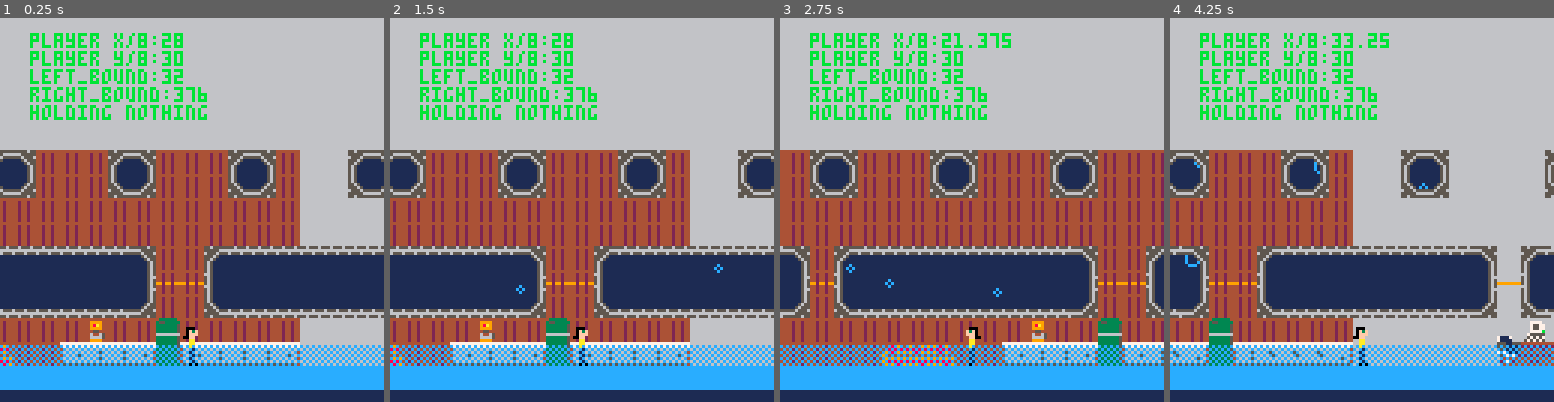
Above: before the commit, frames 1-4 (left to right).
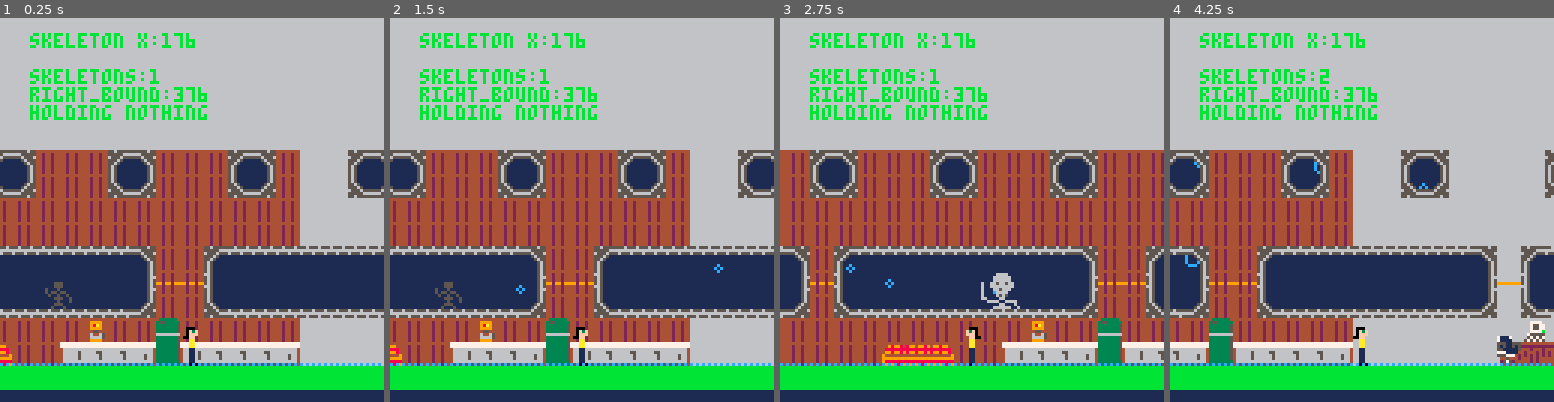
Above: after the commit, the same moments.

Repository: DiegoArmando/gbgj-08-22
Game: PICO-8 cartridge gbgj_8_22.p8
Two runs of this game, one before a commit and one after it. Both use one fixed random seed, a clock stepped at 60 frames per second and the inputs below.
Inputs:
- Up to frame 1 (0.25 s): no input
- Up to frame 2 (1.5 s): tap O (Z key) at 0.33, 0.7, 1.43 s; tap X (X key) at 1.07 s
- Up to frame 3 (2.75 s): hold Left 1.97-2.37 s; tap X (X key) at 2.07, 2.4, 2.73 s; tap O (Z key) at 2.22 s; hold Down from 2.42 s (still down)
- Up to frame 4 (4.25 s): release Down at 2.82 s; hold Right 2.87-3.53 s; tap X (X key) every 0.33 s from 3.07 to 4.07 s; tap O (Z key) at 3.1, 3.98 s; hold Up 3.58-4.08 s; hold Right from 4.13 s (still down)

The runs differ from the first frame. In frame 1, 10% of the frame differs, in the area x 0-100%, y 3-97%; in frame 2, 10%; in frame 3, 11%; in frame 4, 10%.

Commit message:
Corrected Skeleton Drips

Diff:
--- a/gbgj_8_22.p8
+++ b/gbgj_8_22.p8
@@ -15,7 +15,7 @@
 player.bobble = 2
 player.flip = false
 
-water_level = 22
+water_level = 0
 walk_counter = 0
 
 cam_x = 0
@@ -59,7 +59,20 @@
 skeletons = {}
 
 -- Skeletons pick from this table for x pos
-spawn_points = {}
+spawn_points = {12,13,17,18,19,20,21,22,23,24,25,
+                30,31,32,33,34,35,36,37,
+                41,42,43}
+
+-- A skeleton spawns every n seconds
+skeleton_timer = 179
+
+-- Cracks in the window can appear in front of skeletons
+-- Cracks are key value pairs in the form of XPos,Age
+cracks = {}
+
+-- Drips fall from cracks and hit the floor,
+-- which increases the water level
+drips = {}
 
 input_x = 0
 input_interact = false
@@ -192,6 +205,37 @@
         end
     end
 
+    -- Spawn a skeleton every three seconds
+    skeleton_timer += 1
+    if skeleton_timer == 180 and count(spawn_points) > 0 then
+        local new_skel = {rnd(spawn_points),0}
+        add(skeletons, new_skel)
+        del(spawn_points,new_skel[1])
+        skeleton_timer = 0
+    end
+
+    for s in all(skeletons) do
+        s[2] +=1
+        if s[2] > 600 and cracks[s[1]] == nil then
+            cracks[s[1]] = 0
+        end
+    end
+
+    for k,v in pairs(cracks) do
+        cracks[k]+=1
+        if cracks[k] == 120 then
+            add(drips,{k,0})
+            cracks[k] = 0
+        end
+    end
+
+    for d in all(drips) do
+        d[2] += 1
+        if d[2] == 24 then
+            del(drips, d)
+            water_level += 1
+        end
+    end
 end
 
 --player sprites are 3/4 (torso) and 19/20 (legs)
@@ -225,7 +269,23 @@
     for b in all(bubbles) do
         circ(b[1]+(sin(b[2] / 60)),248-(b[2]/3),b[3],12)
     end
+    for s in all(skeletons) do
+        local sprite = 3
+        if s[2] < 120 then
+            sprite = 7
+        elseif s[2] < 240 then
+            sprite = 5
+        end
+        sspr(sprite*8,32,16,16,s[1]*8,28*8)
+    end
     map(0, 0, 0, 0, 128, 64)
+
+    for k,v in pairs(cracks) do
+        spr(12,k*8,28*8)
+    end
+    for d in all(drips) do
+        pset(d[1]*8,(28*8)+d[2],12)
+    end
 
 	--Set camera position
     local rcb = room_cam_bounds
@@ -236,9 +296,12 @@
 
     camera(cam_x,cam_y)
 
-    print("player x/8:"..player.x/8, cam_x+10, cam_y+5, 11)
-	print("player y/8:"..player.y/8, cam_x+10, cam_y+11, 11)
-	print("left_bound:"..(rcb[room_id][1]), cam_x+10, cam_y+17, 11)
+    if count(skeletons) > 0 then
+        print("skeleton x:"..skeletons[1][1]*8, cam_x+10, cam_y+5, 11)
+    end
+	--print("skleton y/8:"..player.y/8, cam_x+10, cam_y+11, 11)
+	--print("left_bound:"..(rcb[room_id][1]), cam_x+10, cam_y+17, 11)
+	print("skeletons:"..(count(skeletons)), cam_x+10, cam_y+17, 11)
 	print("right_bound:"..(rcb[room_id][2]), cam_x+10, cam_y+23, 11)
     print("holding "..player.holding, cam_x+10, cam_y+29, 11)
     pal(4,0)
@@ -257,14 +320,14 @@
 	return min(max(left,player.x-60),right), min(max(top,player.y-128),bottom)
 end
 __gfx__
-0000000066666666aaaaaaaa00000000000000000000000000000000000000004333333444444444000000000000000000000000000000000000000000000000
-0000000066666666aaaaaaaa00000000000000000000000000000000000000003553333344999944000000000000000000000000000000000000000000000000
-0070070066666666aaaaaaaa004440000fff4000000000000000000000000000333333354498a944000000000000000000000000000000000000000000000000
-0007700066666666aaaaaaaa004f3f0000aa3f000000000000000000000000003333333544999944000000000000000000000000000000000000000000000000
-0007700066666666aaaaaaaa004fff0000aaff000000000000000000000000003333333544455444000000000000000000000000000000000000000000000000
-0070070066666666aaaaaaaa044ff00004aaf0000000000000000000000000006666666644644654000000000000000000000000000000000000000000000000
-0000000066666666aaaaaaaa000aa00000aaa0000000000000000000000000003333333544666654000000000000000000000000000000000000000000000000
-0000000066666666aaaaaaaa000aa000000aa0000000000000000000000000003333333544999944000000000000000000000000000000000000000000000000
+0000000066666666aaaaaaaa00000000000000000000000000000000000000004333333444444444000000000000000000d00d00000000000000000000000000
+0000000066666666aaaaaaaa0000000000000000000000000000000000000000355333334499994400000000000000000d0000d0000000000000000000000000
+0070070066666666aaaaaaaa004440000fff4000000000000000000000000000333333354498a9440000000000000000d0d00d00000000000000000000000000
+0007700066666666aaaaaaaa004f3f0000aa3f0000000000000000000000000033333335449999440000000000000000000d0000000000000000000000000000
+0007700066666666aaaaaaaa004fff0000aaff000000000000000000000000003333333544455444000000000000000000d0d0d0000000000000000000000000
+0070070066666666aaaaaaaa044ff00004aaf000000000000000000000000000666666664464465400000000000000000d000d00000000000000000000000000
+0000000066666666aaaaaaaa000aa00000aaa00000000000000000000000000033333335446666540000000000000000dd000d00000000000000000000000000
+0000000066666666aaaaaaaa000aa000000aa0000000000000000000000000003333333544999944000000000000000000d000d0000000000000000000000000
 000000002222222200000000000aa000000aa0004444444444444444444444443333333577777777777777777777777700000000000000000000000000000000
 00000000222222220000000000011000000110004498998489949989499899443333333577777777777777777777777700000000000000000000000000000000
 00000000222222220000000000011000000110004888888888888888888888843333333546666666666666666666666400000000000000000000000000000000
@@ -289,7 +352,7 @@
 00000000000000000000000000000000000000000000000000000000000000000000000000000000000000000000000000000000000000000000000000000000
 00000000000000000000000000000000000000000000000000000000000000000000000000000000000000000000000000000000000000000000000000000000
 444444445565555555555655000000000000000000000000000000000000000000000000aaaaaaaabbbbbbbbd1d1d1d1ddddddddeeeeeeeeffffffff00000000
-44444444556555555555565500000000000000000000000000000000000000000000000000000000000000000000000000000000000000000000000000000000
+44444444556555555555565500000000000000000000000000000000000000000000000000000000bbbbbbbb0000000000000000000000000000000000000000
 442442445555566666655555000000000000000000000066660000000000000000000000aaaaaaaabbbbbbbb1d1d1d1dddddddddeeeeeeeeffffffff00000000
 442442446555655555565556000000000000000000000666666000000000000000000000aaaaaaaabbbbbbbbd1d1d1d1ddddddddeeeeeeeeffffffff00000000
 442442445556500000056555000007777770000000000666666000000000000000000000aaaaaaaabbbbbbbb1d1d1d1dddddddddeeeeeeeeffffffff00000000
@@ -321,7 +384,7 @@
 0655555566500000000005654e5eeee5e5eeee5e66666666cccccccc667555559999999964454442bbbbbbbbccccccccddddddddeeeeeeeeffffffff00000000
 0655555556500000000005664e555555e555555e66666666cccccccc665757579999999962575244bbbbbbbbccccccccddddddddeeeeeeeeffffffff00000000
 0600000056500000000005654eeeeeeeeeeeeeee666666666ccccccc657575759999999965454542bbbbbbbbccccccccddddddddeeeeeeeeffffffff00000000
-11111111111111111110b5b5b5b5b5b5b5b5b5b5b5b5b5b5b5b5b5b5b5b5b5b5b5b5b5b5b5b5b5b5b5b5b5b5b5b5b5b5b5b51010101010545454545454545454
+11111111111111111110a4a4a4a4a4a4a4a4a4a4a4a4a4a4a4a4a4a4a4a4a4a4a4a4a4a4a4a4a4a4a4a4a4a4a4a4a4a4a4a41010101010545454545454545454
 54545454545454545454545454545454545454541054545454545454545454545454545454545454545454545454545454545454545454542626262626262626
 __gff__
 0000010000000000000000000000000000000000000000000000000000000000000000000000000000000000000000000000000000000000000000000000000000000000000000000000000000000000000000000000000000000000000000000000000000000000000000000000000000000000000000000000000000000000
